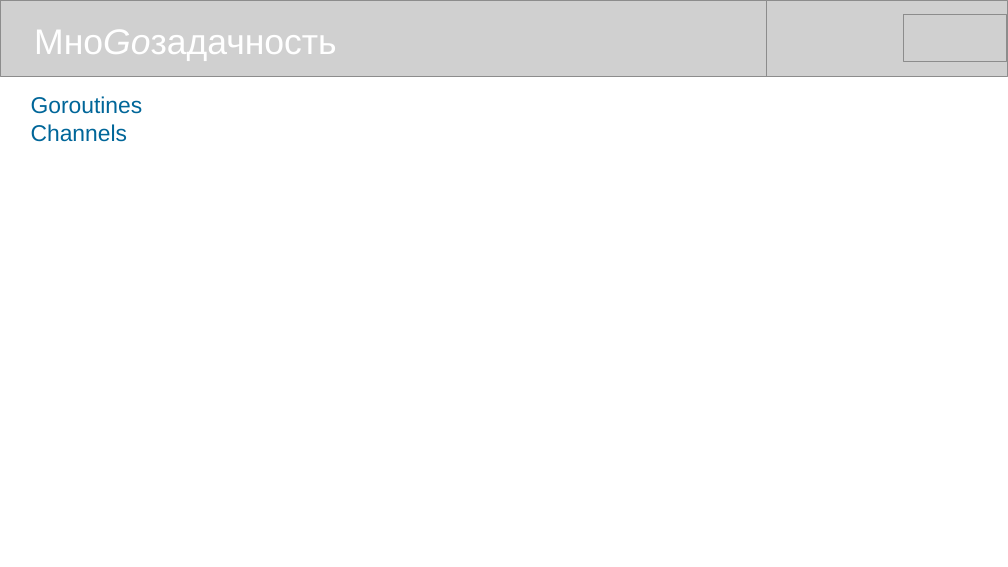
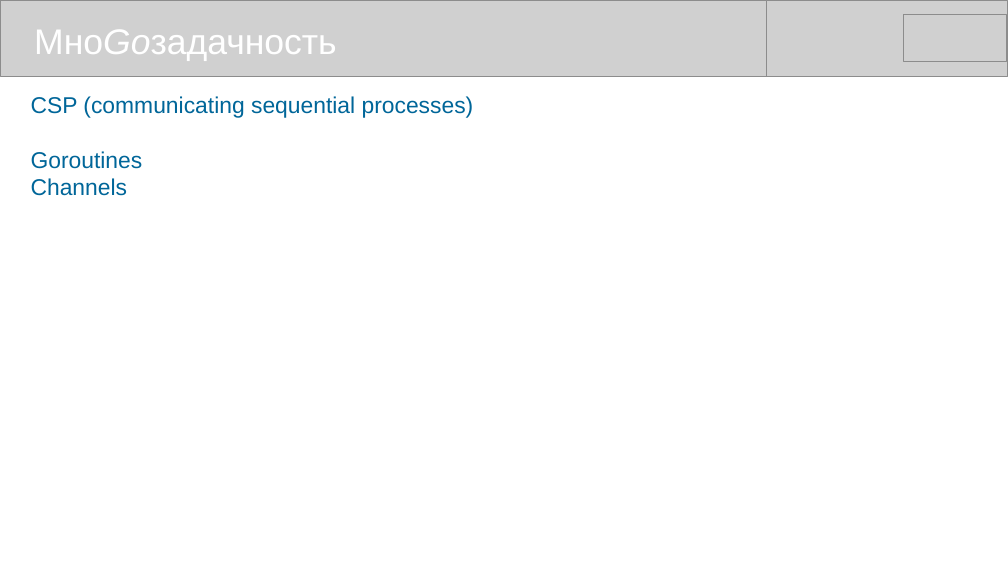
Before and after one commit to mike-shock/Go_language, a slide deck: slide 11 of Go_Intro.odp. Drawn at 1008x567 pixels with LibreOffice and Linux fonts; fonts in the diff are those of the drawing; grey boxes stand for pictures. Boxes give left, top, right and bottom in pixels: in the first picture for what was removed or moved away, otherwise in the second. Text is boxed around its words. In the diff, an @@ line names an element or a change of style, - is before the commit and + after.

```diff
--- a/Go_Intro.odp
+++ b/Go_Intro.odp
@@ text at [31, 96, 474, 118]: paragraph added @@
+CSP (communicating sequential processes)
```
Also in this commit, not shown: 1 other slide changed.
